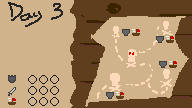
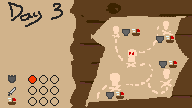
Layer changes from the first (192, 108) image to the second:
added layer "FilledStat" above "EmptyStat" over [29, 76, 36, 83]
added layer "EmptyStat" above "Stats bars" over [29, 76, 36, 83]
painted on "Stats bars" over [29, 76, 36, 83]
